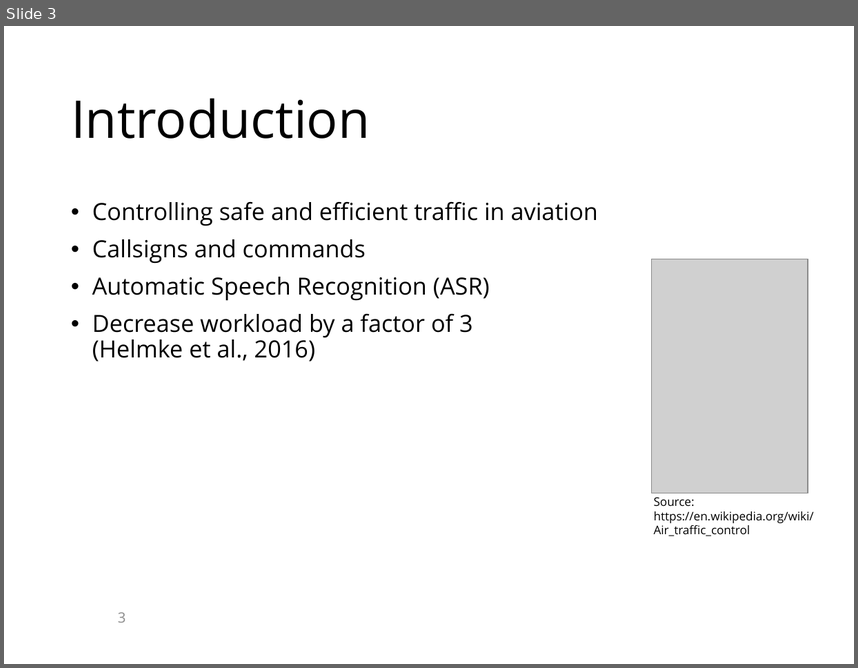
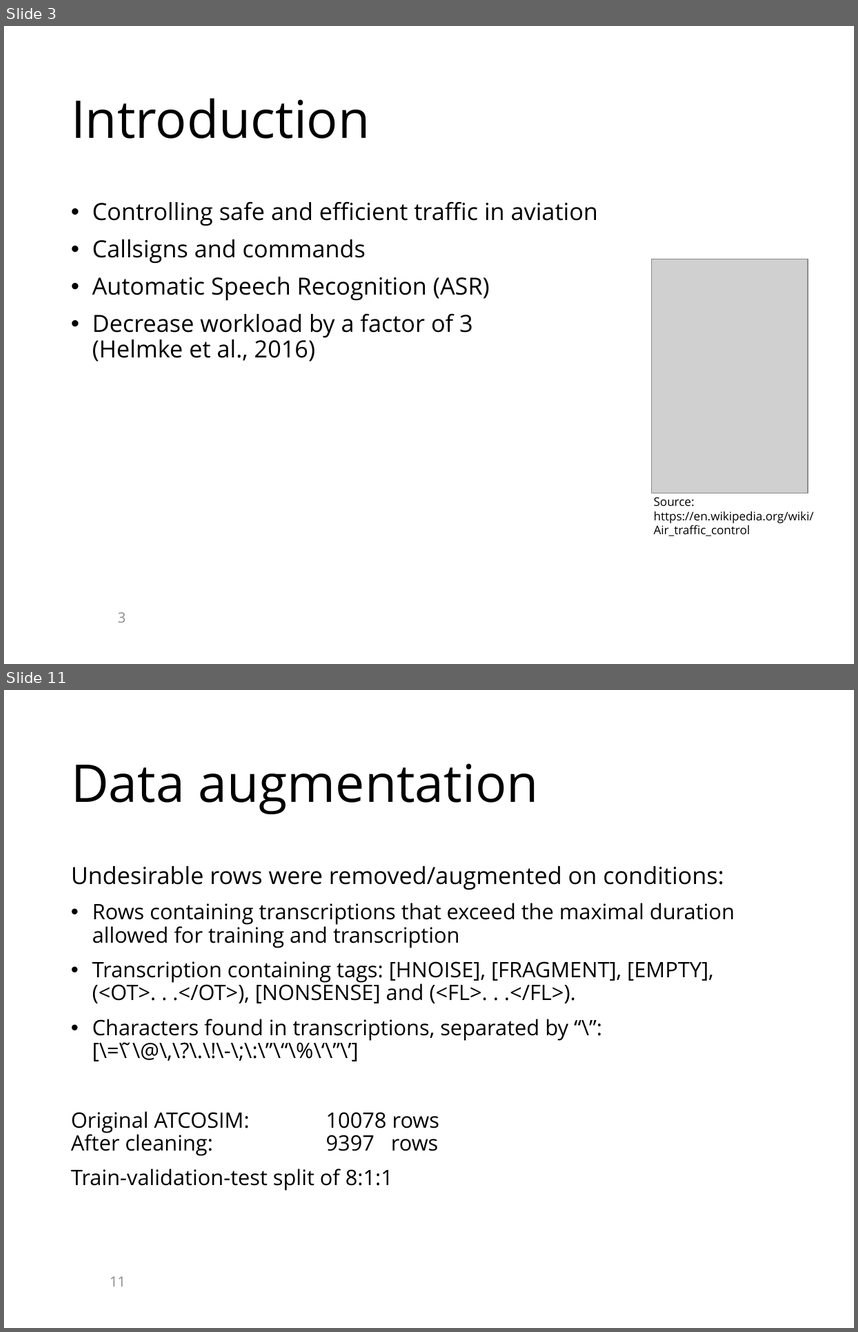
Before and after one commit to KaranChand/ATC, a slide deck: PowerPoint_presentation_template.pptx. Shown one above the other, each under a label of ours: slide 3 before the commit, slides 3 and 11 after it; the slides between them are not shown. The pictures are 858x668 and 858x1332 pixels, drawn with LibreOffice and Linux fonts; fonts in the diff are those of the drawing; grey boxes stand for pictures; background and template pictures are left out. Boxes give left, top, right and bottom in pixels: in the first picture for what was removed or moved away, otherwise in the second. Text is boxed around its words. In the diff, an @@ line names an element or a change of style, - is before the commit and + after.

```diff
--- a/PowerPoint_presentation_template.pptx
+++ b/PowerPoint_presentation_template.pptx
@@ slide 11 added at [4, 690, 854, 1328], background picture (left out) @@
@@ title added at [71, 763, 539, 814], 44 pt, text #000000 @@
+Data augmentation
@@ text added at [71, 866, 735, 1190], 18 pt, text #000000 @@
+Undesirable rows were removed/augmented on conditions:
+• Rows containing transcriptions that exceed the maximal duration allowed for training and transcription
+• Transcription containing tags: [HNOISE], [FRAGMENT], [EMPTY], (<OT>. . .</OT>), [NONSENSE] and (<FL>. . .</FL>).
+• Characters found in transcriptions, separated by “\”:
+  [\=\ ̃\@\,\?\.\!\-\;\:\”\“\%\‘\”\’]
+Original ATCOSIM: 10078 rows
+After cleaning: 9397 rows
+Train-validation-test split of 8:1:1
@@ page number added at [110, 1276, 125, 1286], 12 pt, text #8C8C8C @@
+11
```
Also in this commit, not shown: 2 slides changed, 9 other slides added.
